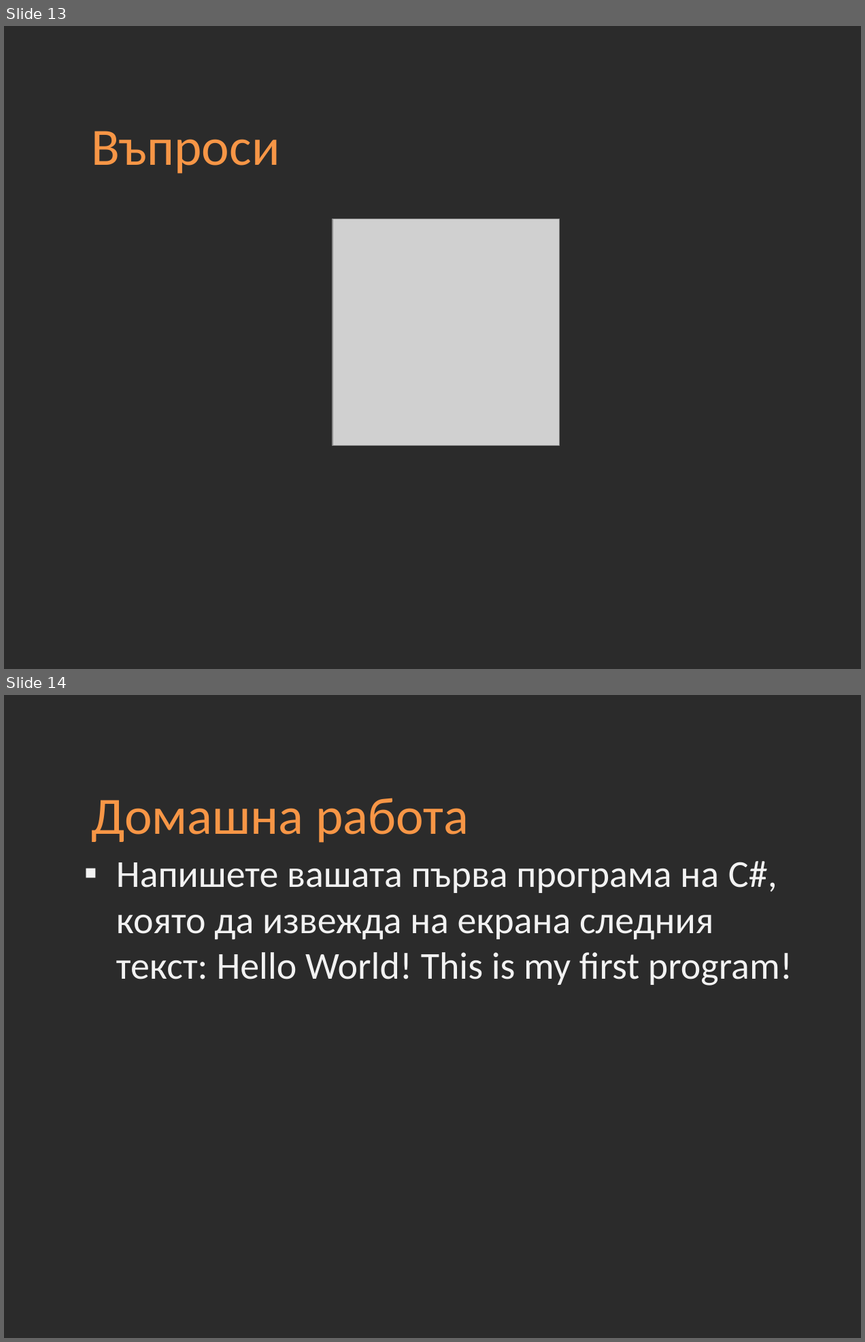
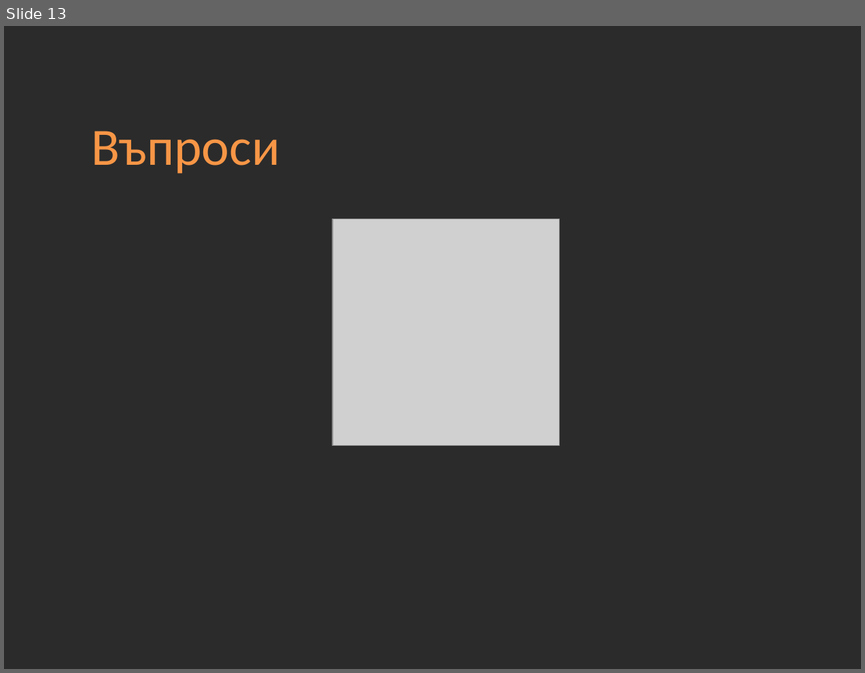
Before and after one commit to Academy-Soft-Intellect/Dot-Net-Course, a slide deck: 02-C#-DotNET-VS2013.pptx. Shown one above the other, each under a label of ours: slides 13 and 14 before the commit, slide 13 after it. The pictures are 865x1342 and 865x673 pixels, drawn with LibreOffice and Linux fonts; fonts in the diff are those of the drawing; grey boxes stand for pictures; background and template pictures are left out; a plain dark background stands for a picture behind light text. Boxes give left, top, right and bottom in pixels: in the first picture for what was removed or moved away, otherwise in the second. Text is boxed around its words. In the diff, an @@ line names an element or a change of style, - is before the commit and + after.

```diff
--- a/02-C#-DotNET-VS2013.pptx
+++ b/02-C#-DotNET-VS2013.pptx
@@ slide 14 removed at box(4, 695, 861, 1338), background picture (left out) @@
@@ title removed at box(91, 798, 468, 843) @@
-Домашна работа
@@ text removed at box(116, 861, 792, 985) @@
-▪ Напишете вашата първа програма на C#, която да извежда на екрана следния текст: Hello World! This is my first program!
```
Also in this commit, not shown: 1 slide changed, 1 slide added, 11 other files.
